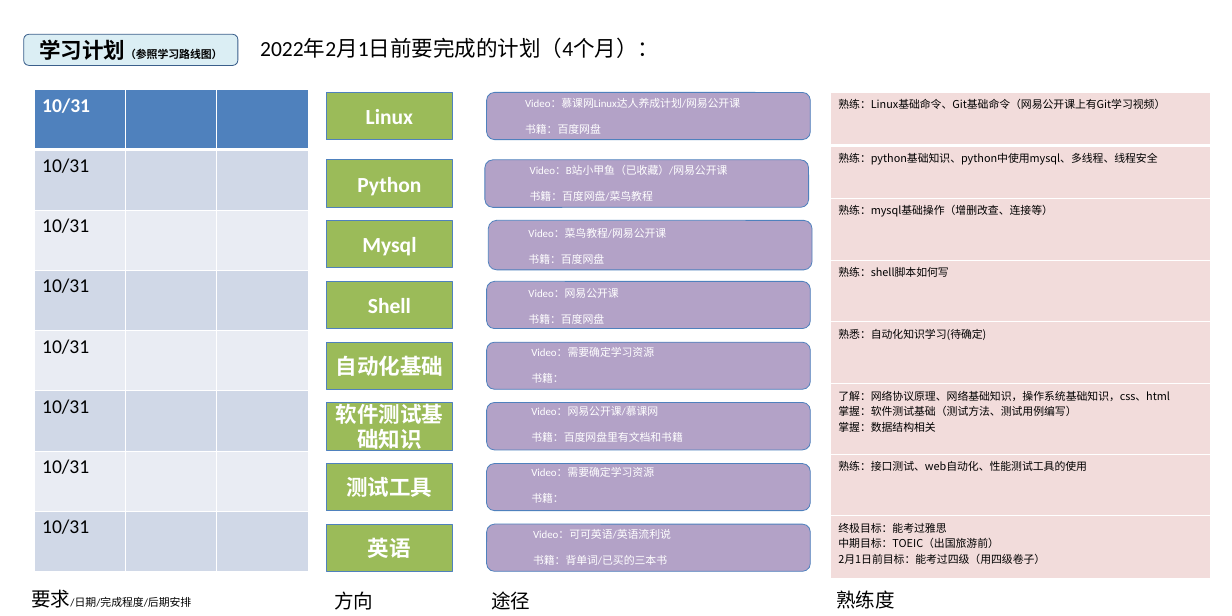
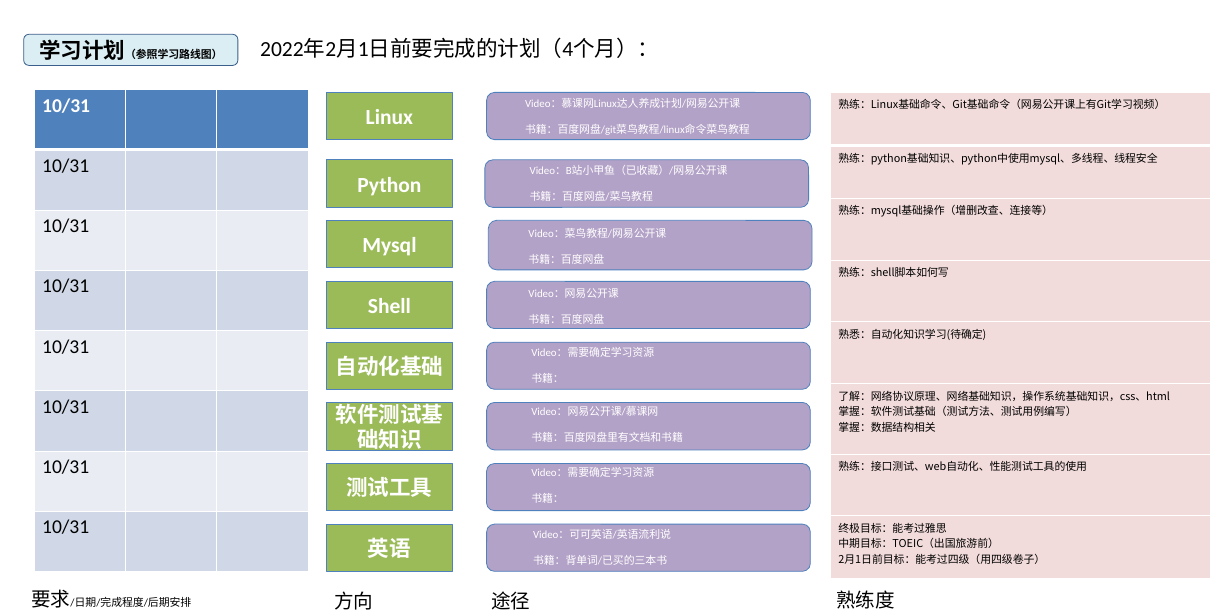
Before and after one commit to zjj15/zjj_project, a slide deck: slide 1 of 学习参照表.pptx. Drawn at 1232x616 pixels with LibreOffice and Linux fonts; fonts in the diff are those of the drawing. Boxes give left, top, right and bottom in pixels: in the first picture for what was removed or moved away, otherwise in the second. Text is boxed around its words. In the diff, an @@ line names an element or a change of style, - is before the commit and + after.

```diff
--- a/学习参照表.pptx
+++ b/学习参照表.pptx
@@ text at <box>525,124,750,135</box>: text changed @@
-书籍：百度网盘
+书籍：百度网盘/git菜鸟教程/linux命令菜鸟教程
```
Also in this commit, not shown: 2 other files.
